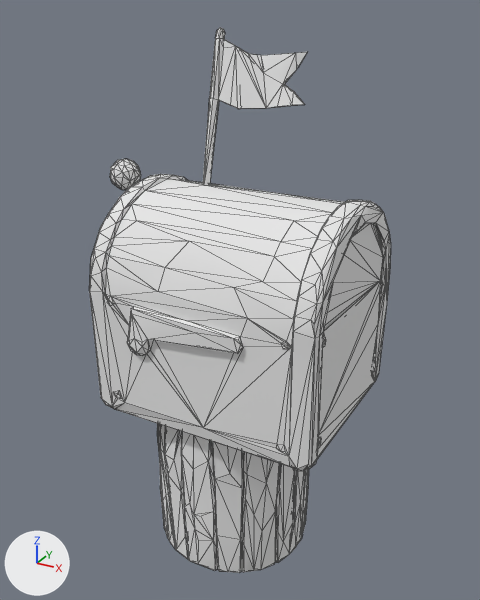
Renders of the glTF model world-refresh/models/converted/tex/mailbox.glb from each side of a commit.
Rendered twice from a 50 mm lens placed at (0.982, -1.704, 1.752), pointed at (0.015, 0.054, 0.873). Every picture has the same lights, and +X, +Y and +Z are marked at lower left. The first picture is the older version. Mesh edges are drawn as thin lines. Vertices at exactly the same position are counted once.

Names of what the first picture shows: 'geometry_0'.
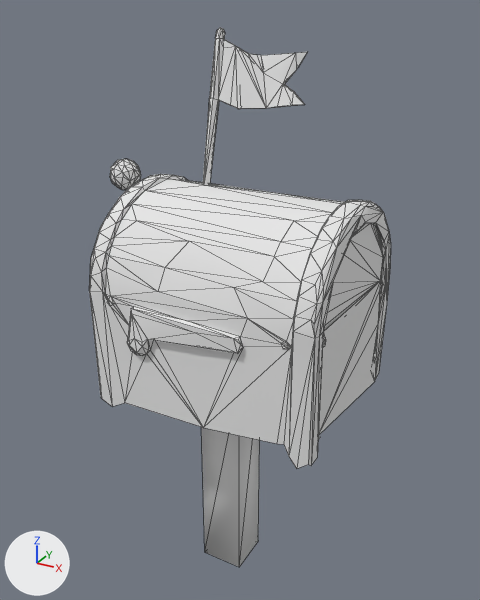
The newer file is also rescaled (x0.693), turned or shifted as a whole; pictures and numbers use the older file's frame.

Boxes (x1, y1, x2, y2) around the edits, measured in the pictures (480 x 600 px):
'geometry_0', reshaped: before (89, 27, 391, 573); after (89, 27, 391, 567)
part 1 of me_geometry_0, added: after (201, 427, 260, 567)
part 2 of me_geometry_0, deleted: before (101, 369, 378, 573)

Patch to the scene script:
```diff
--- a/world-refresh/models/converted/tex/mailbox.glb.py
+++ b/world-refresh/models/converted/tex/mailbox.glb.py
@@ me_geometry_0 @@
 # used by ob_geometry_0; location = (0.0, 0.0, 0.0)
-me_geometry_0.from_pydata(...)  # 949 vertices, 1888 faces; spans x -0.43..0.43, y -0.33..0.33, z 0.0..1.7
+me_geometry_0.from_pydata(...)  # 481 vertices, 916 faces; spans x -0.43..0.43, y -0.33..0.33, z -0.14..1.7
+# me_geometry_0 part 1: a new loose piece, a box spanning x -0.07..0.08, y -0.08..0.07, z -0.14..0.65, in mat_material_0 (its picture is missing)
+# me_geometry_0 part 2: 476 vertices removed from x -0.31..0.43, y -0.31..0.32, z 0.0..0.65
 me_geometry_0.materials.append(mat_material_0)
```
